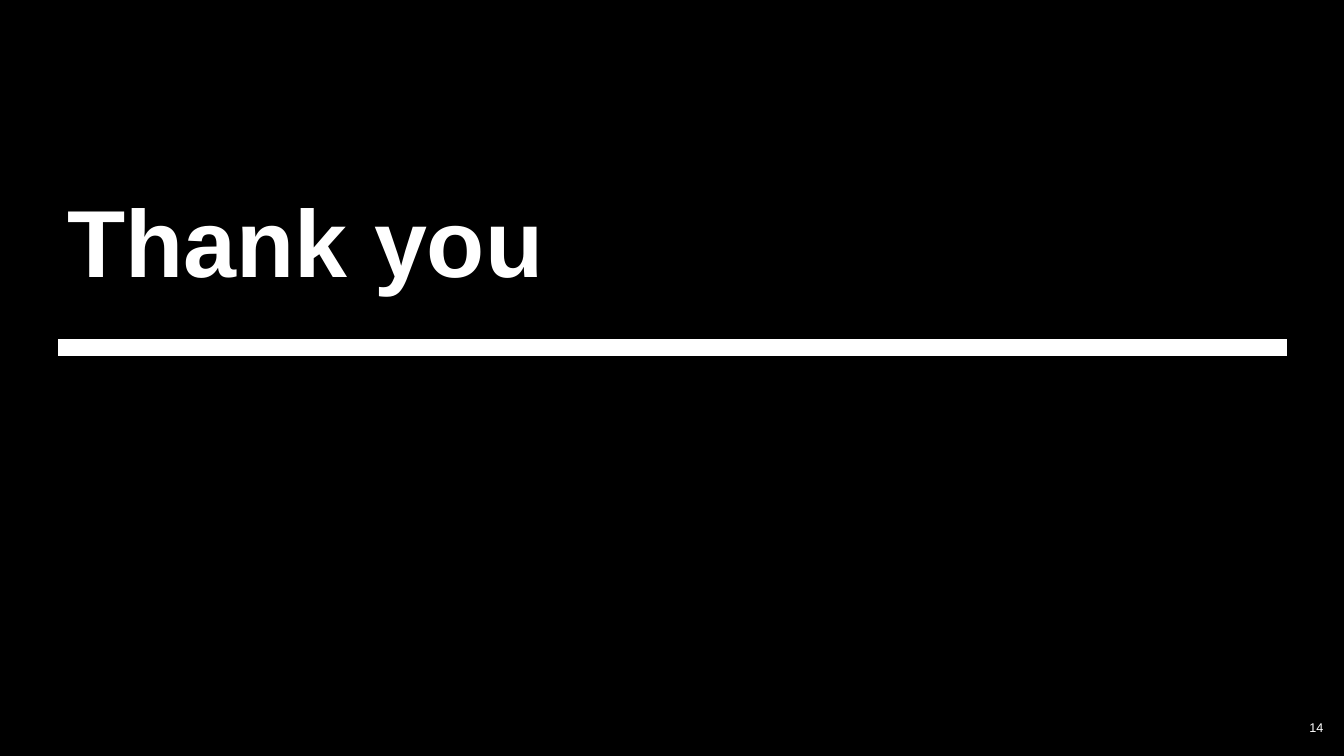
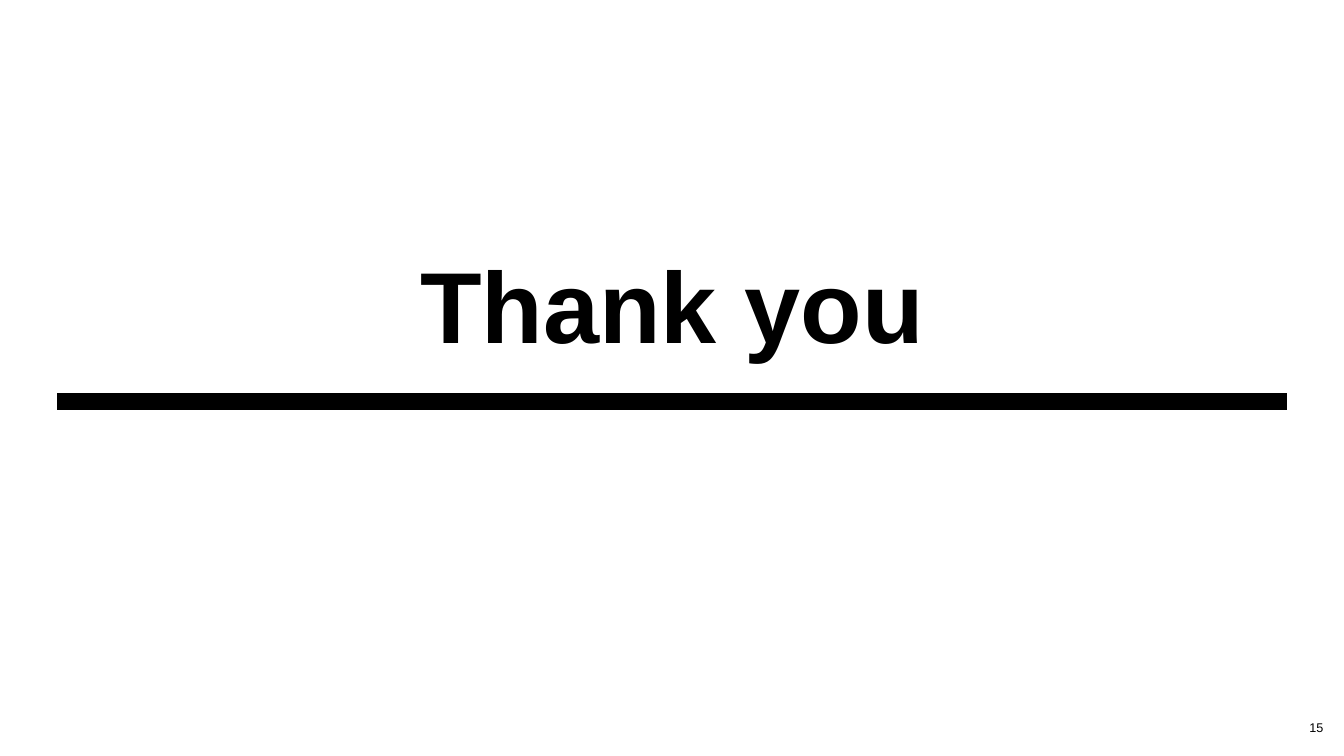
Before and after one commit to saffar4ever/webdev, a slide deck: slide 15 of review paper/Presentation.pptx (slide 14 before the commit). Drawn at 1344x756 pixels with LibreOffice and Linux fonts; fonts in the diff are those of the drawing. Boxes give left, top, right and bottom in pixels: in the first picture for what was removed or moved away, otherwise in the second. Text is boxed around its words. In the diff, an @@ line names an element or a change of style, - is before the commit and + after.

```diff
--- a/review paper/Presentation.pptx
+++ b/review paper/Presentation.pptx
@@ background #000000 to #FFFFFF @@
@@ rectangle removed at <box>0,0,1344,756</box> @@
@@ rectangle added at <box>31,18,1314,165</box>, fill #FFFFFF, outline #FFFFFF 1.5 pt @@
@@ title "Thank you": place and size @@
-title "Thank you" at <box>68,208,543,294</box>
+title "Thank you" at <box>420,270,924,362</box>
@@ title "Thank you" at <box>420,270,924,362</box>: size 68 to 72 pt, text colour #FFFFFF to #000000; alignment left to centre; vertical alignment bottom to top @@
@@ freeform shape: place and size @@
-freeform shape at <box>57,340,1288,356</box>
+freeform shape at <box>57,393,1288,409</box>
@@ freeform shape at <box>57,393,1288,409</box>: fill #FFFFFF to #000000 @@
@@ page number at <box>1309,723,1323,732</box>: text changed; text colour #FFFFFF to #000000 @@
-14
+15
```
Also in this commit, not shown: 5 other slides changed, 1 slide added.
